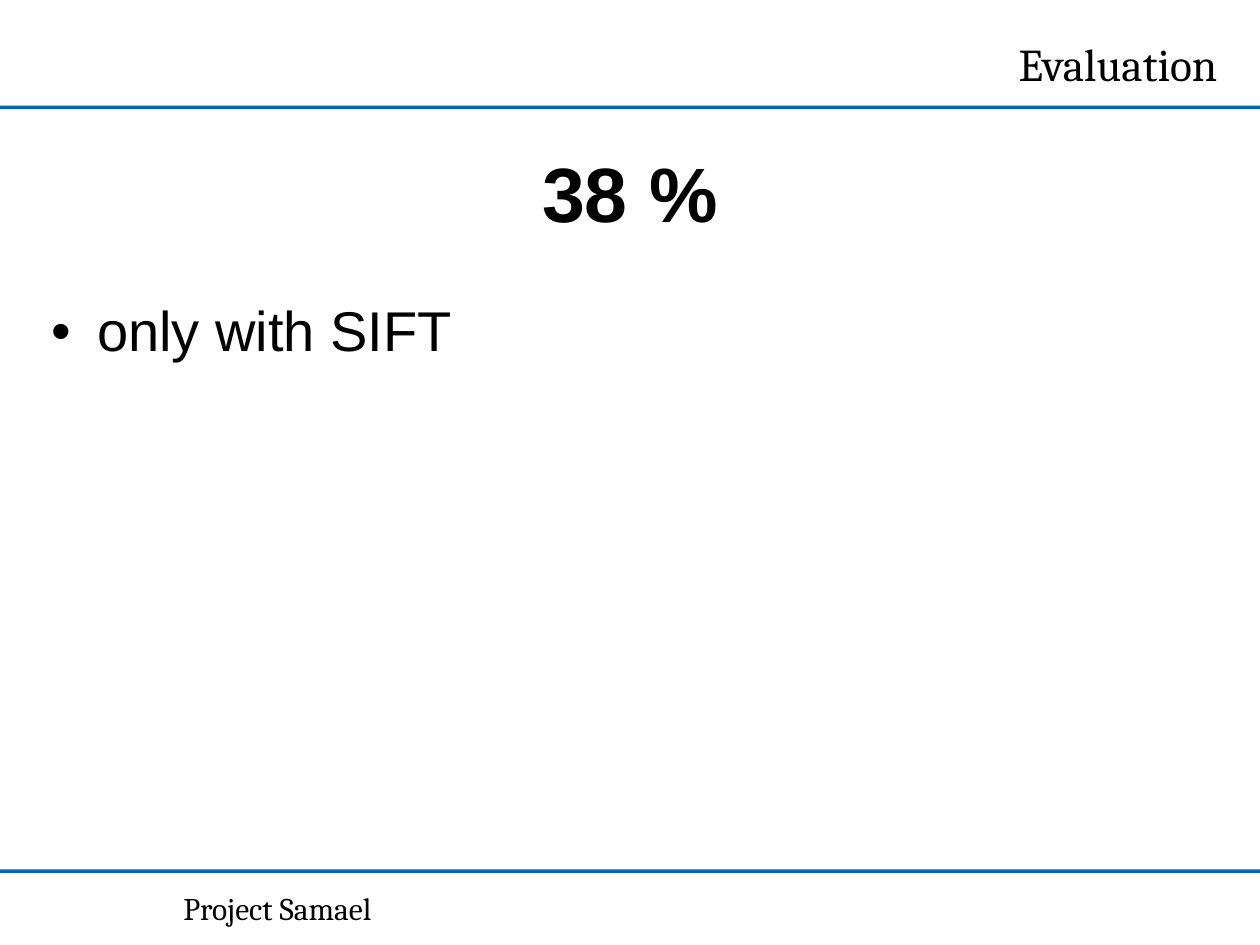
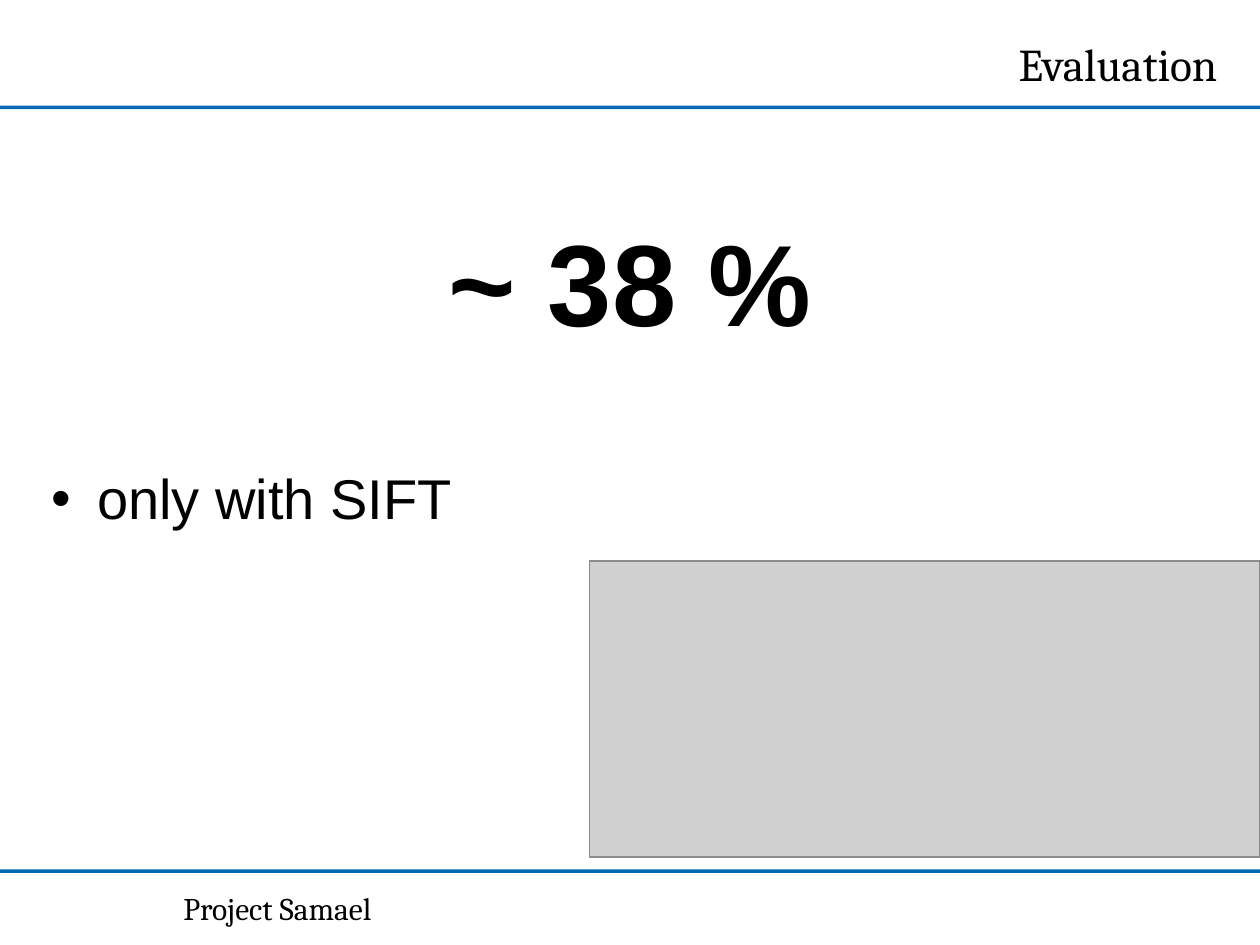
Before and after one commit to NPTricky/img-classification-ss13, a slide deck: slide 5 of doc/PPT-2013-07-10/m3-presentation.ppt. Drawn at 1260x945 pixels with LibreOffice and Linux fonts; fonts in the diff are those of the drawing; grey boxes stand for pictures; background and template pictures are left out. Boxes give left, top, right and bottom in pixels: in the first picture for what was removed or moved away, otherwise in the second. Text is boxed around its words. In the diff, an @@ line names an element or a change of style, - is before the commit and + after.

```diff
--- a/doc/PPT-2013-07-10/m3-presentation.ppt
+++ b/doc/PPT-2013-07-10/m3-presentation.ppt
@@ text at box(548, 245, 676, 328): text changed; size 44 to 66 pt @@
-38 %
+~ 38 %
@@ text "only with SIFT": place and size @@
-text "only with SIFT" at box(97, 310, 451, 362)
+text "only with SIFT" at box(97, 478, 451, 529)
@@ picture added at box(590, 561, 1260, 857) @@
```
Also in this commit, not shown: 2 other slides changed, 1 slide added, 1 other file.
